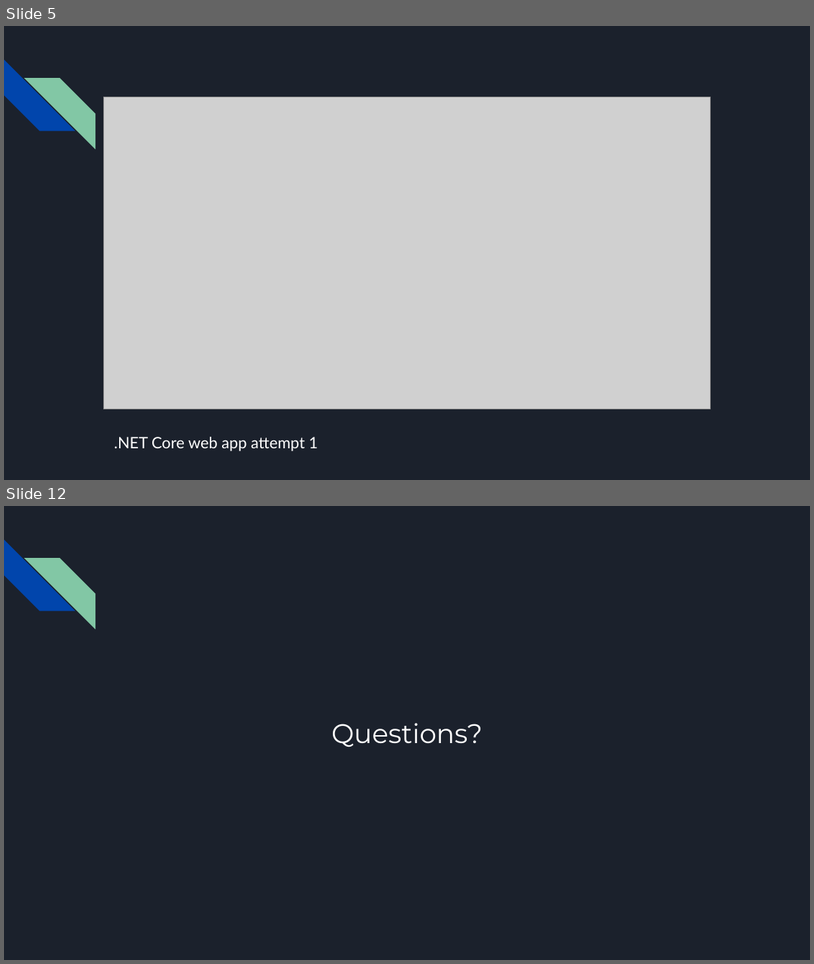
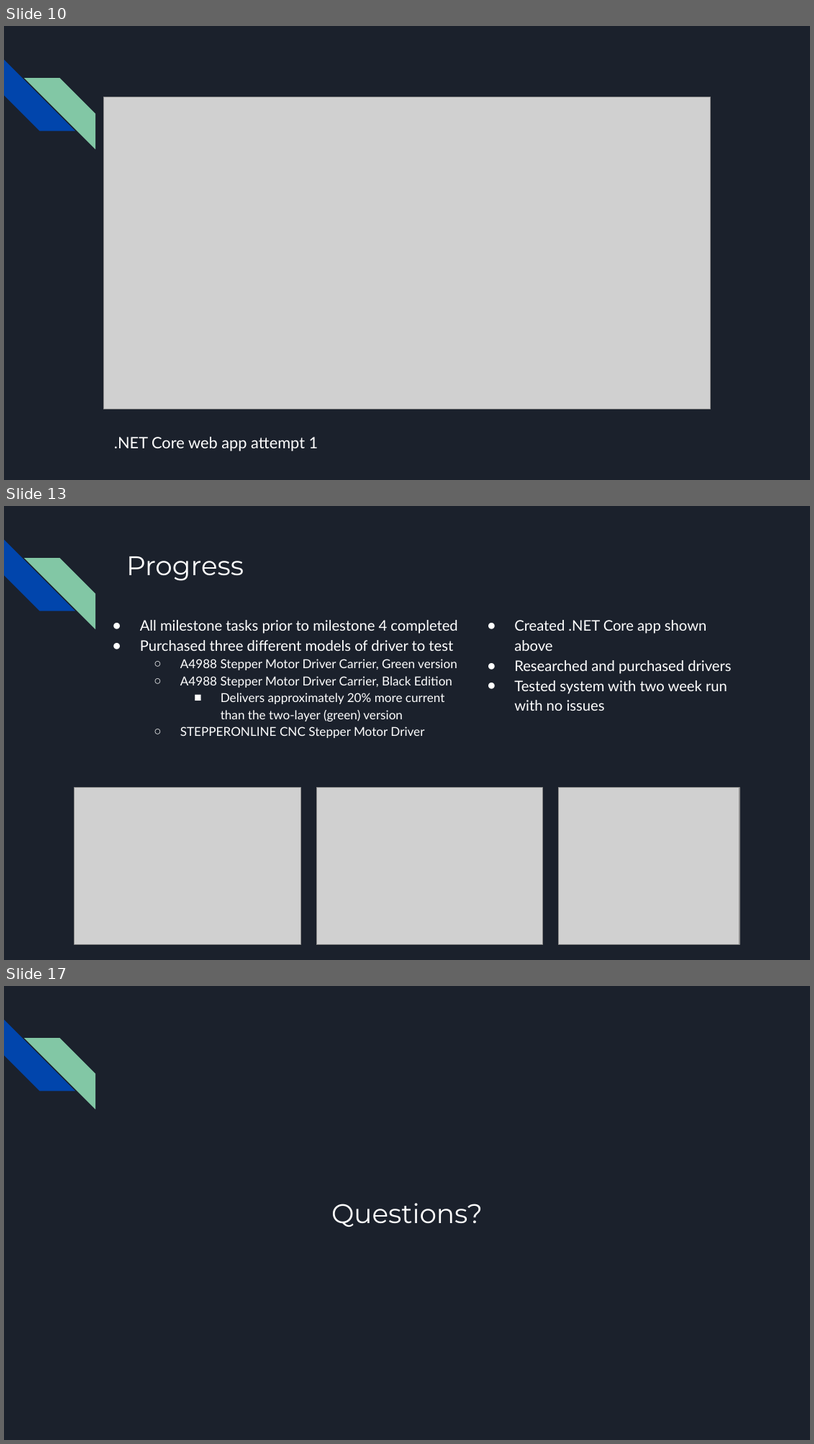
Before and after one commit to killsap/automated-multi-cycle-farming-in-space-website, a slide deck: docs/ProjectPlanPresentation2ndSemester.pptx. Shown one above the other, each under a label of ours: slides 5 and 12 before the commit, slides 10, 13 and 17 after it; the slides between them are not shown. The pictures are 814x964 and 814x1444 pixels, drawn with LibreOffice and Linux fonts; fonts in the diff are those of the drawing; grey boxes stand for pictures. Boxes give left, top, right and bottom in pixels: in the first picture for what was removed or moved away, otherwise in the second. Text is boxed around its words. In the diff, an @@ line names an element or a change of style, - is before the commit and + after.

```diff
--- a/docs/ProjectPlanPresentation2ndSemester.pptx
+++ b/docs/ProjectPlanPresentation2ndSemester.pptx
@@ slide 13 added at (x1=4, y1=506, x2=810, y2=960), background #1B212C; not listed: 2 template elements that a slide beside it also shows @@
@@ title added at (x1=126, y1=556, x2=244, y2=581), 24 pt, text #FFFFFF @@
+Progress
@@ text added at (x1=140, y1=620, x2=458, y2=738), 11 pt, text #FFFFFF @@
+● All milestone tasks prior to milestone 4 completed
+● Purchased three different models of driver to test
+  ○ A4988 Stepper Motor Driver Carrier, Green version
+  ○ A4988 Stepper Motor Driver Carrier, Black Edition
+    ■ Delivers approximately 20% more current than the two-layer (green) version
+  ○ STEPPERONLINE CNC Stepper Motor Driver
@@ text added at (x1=514, y1=620, x2=731, y2=710), 13 pt, text #FFFFFF @@
+● Created .NET Core app shown above
+● Researched and purchased drivers
+● Tested system with two week run with no issues
@@ picture added at (x1=74, y1=788, x2=301, y2=944) @@
@@ picture added at (x1=317, y1=788, x2=543, y2=944) @@
@@ picture added at (x1=559, y1=788, x2=741, y2=944) @@
@@ what was slide 5 is now slide 10 @@
@@ what was slide 12 is now slide 17 @@
```
Also in this commit, not shown: 9 slides changed, 5 other slides added, 1 slide removed.
